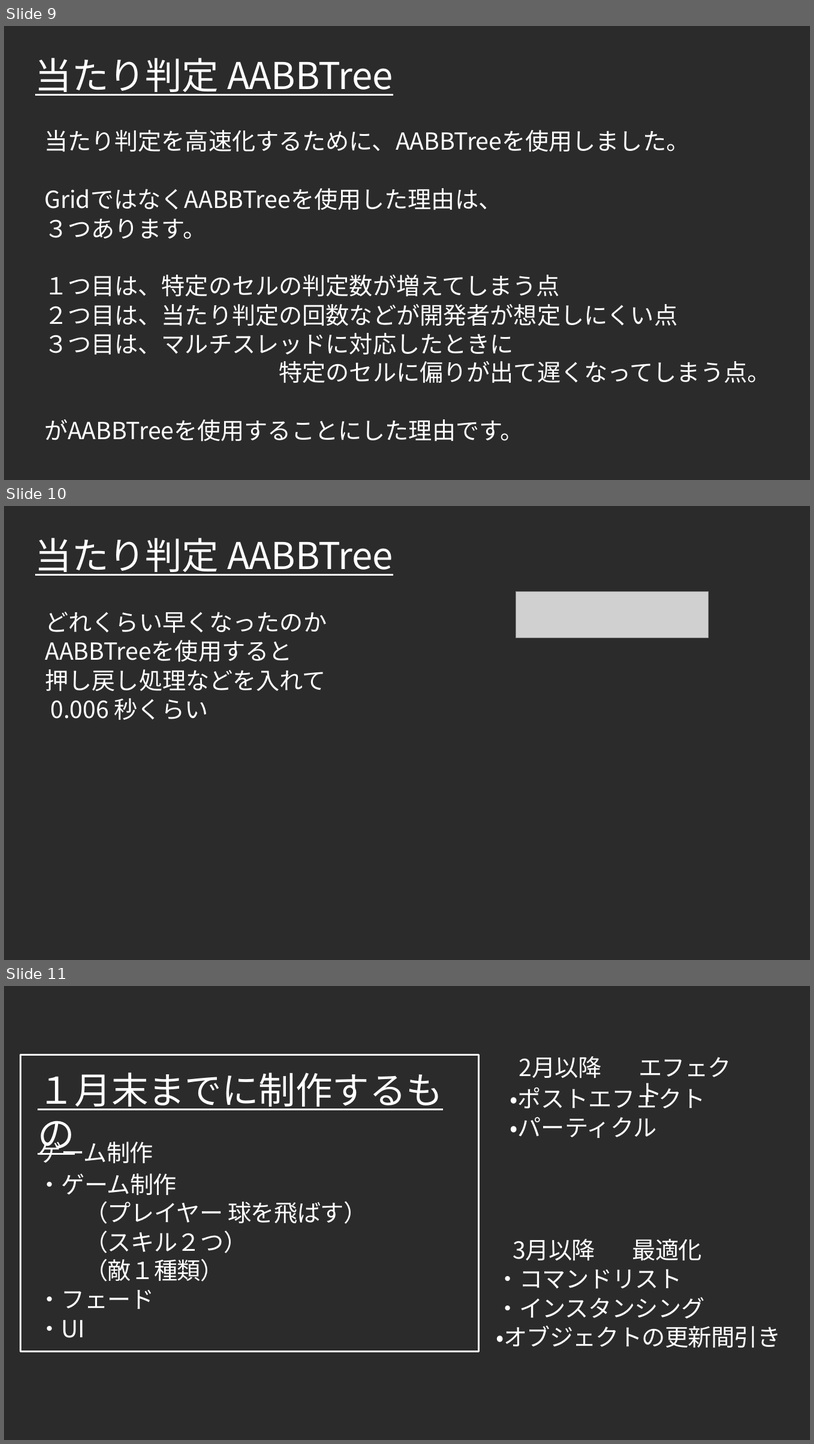
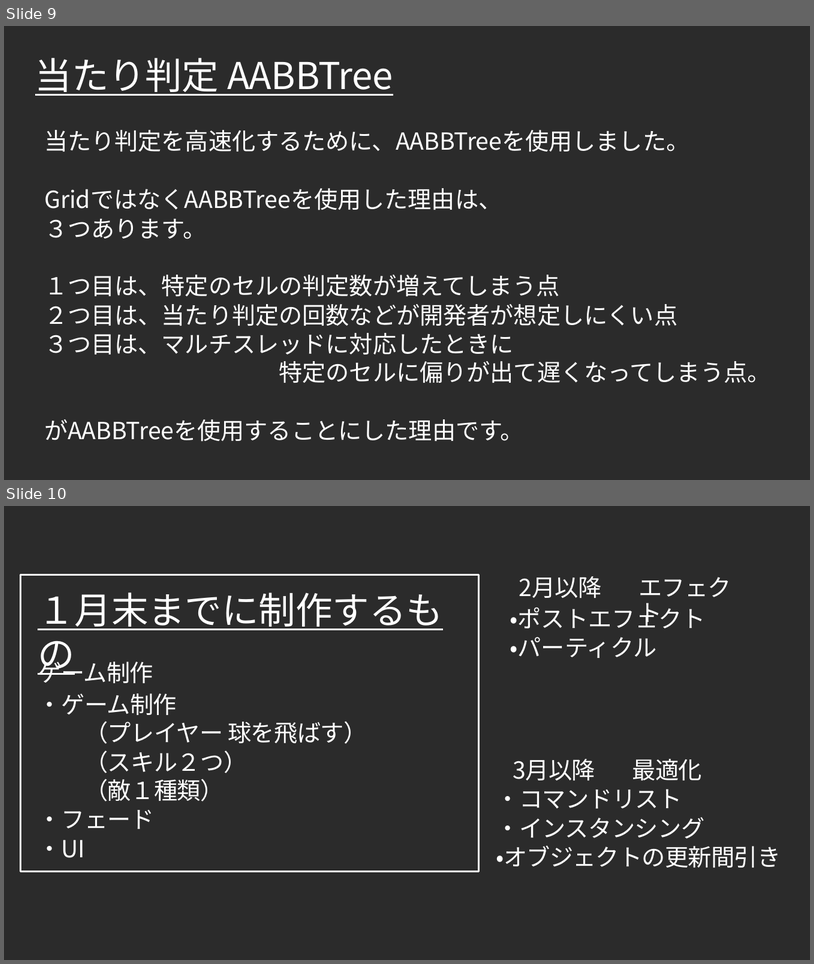
Before and after one commit to Takeshi0106/Action_Game, a slide deck: 作品詳細アピール.pptx. Shown one above the other, each under a label of ours: slides 9, 10 and 11 before the commit, slides 9 and 10 after it. The pictures are 814x1444 and 814x964 pixels, drawn with LibreOffice and Linux fonts; fonts in the diff are those of the drawing; grey boxes stand for pictures; background and template pictures are left out; a plain dark background stands for a picture behind light text. Boxes give left, top, right and bottom in pixels: in the first picture for what was removed or moved away, otherwise in the second. Text is boxed around its words. In the diff, an @@ line names an element or a change of style, - is before the commit and + after.

Commit message:
パワポ更新

```diff
--- a/作品詳細アピール.pptx
+++ b/作品詳細アピール.pptx
@@ slide 10 removed at (4,506,810,960), background picture (left out) @@
@@ title removed at (35,538,393,576) @@
-当たり判定 AABBTree
@@ picture removed at (516,592,709,638) @@
@@ text removed at (45,612,327,720) @@
-どれくらい早くなったのか
-AABBTreeを使用すると
-押し戻し処理などを入れて
-0.006 秒くらい
@@ what was slide 11 is now slide 10 @@
```
